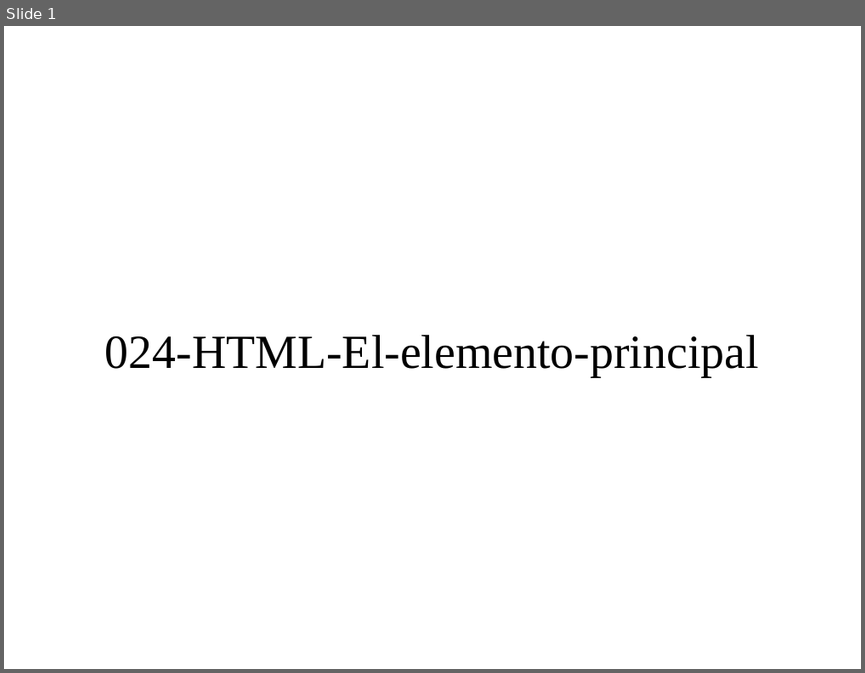
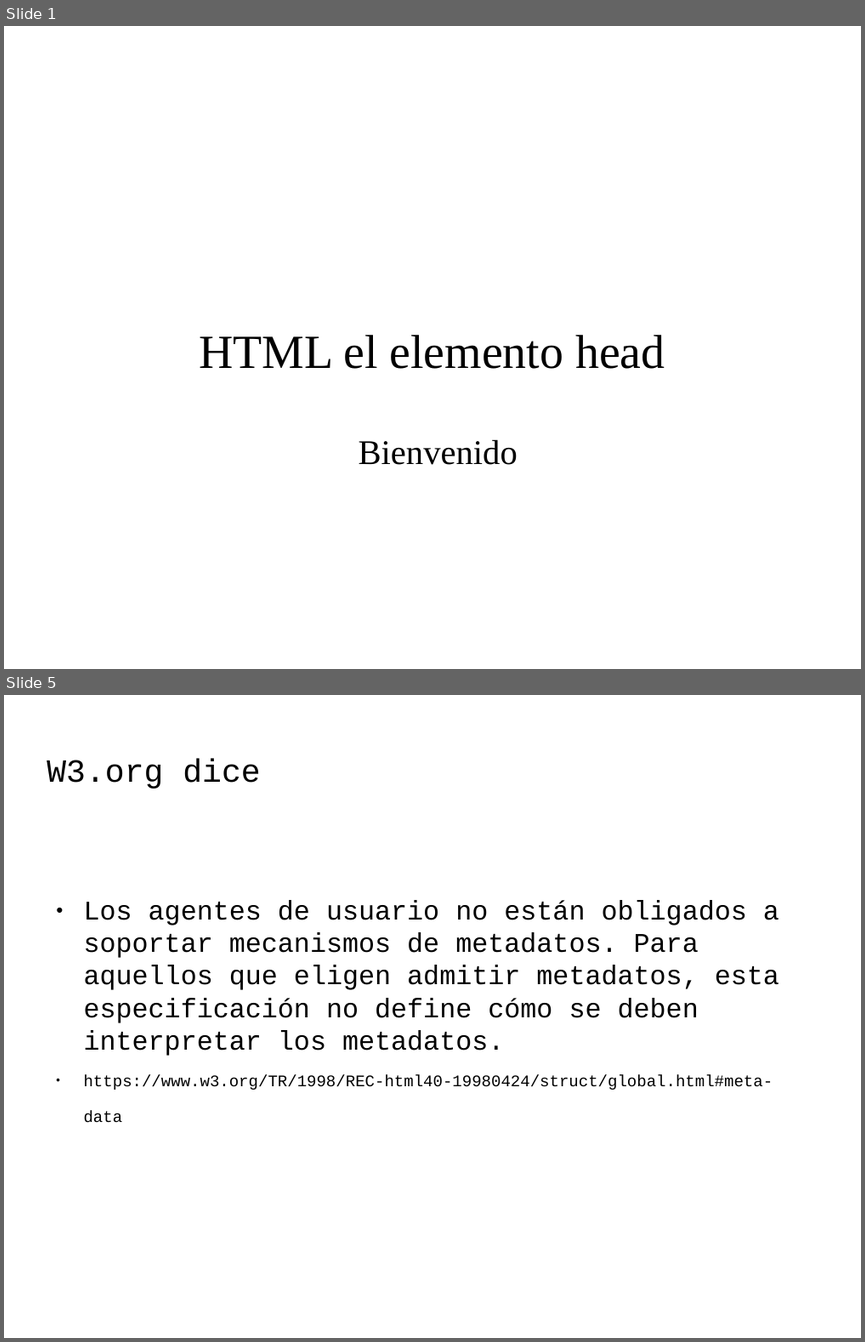
Before and after one commit to codefuncode/Curso-de-HTML-2020, a slide deck: 01-Tutorial-HTML/024-HTML-El-elemento-principal/024-HTML-El-elemento-principal.odp. Shown one above the other, each under a label of ours: slide 1 before the commit, slides 1 and 5 after it; the slides between them are not shown. The pictures are 865x673 and 865x1342 pixels, drawn with LibreOffice and Linux fonts; fonts in the diff are those of the drawing; background and template pictures are left out. Boxes give left, top, right and bottom in pixels: in the first picture for what was removed or moved away, otherwise in the second. Text is boxed around its words. In the diff, an @@ line names an element or a change of style, - is before the commit and + after.

```diff
--- a/01-Tutorial-HTML/024-HTML-El-elemento-principal/024-HTML-El-elemento-principal.odp
+++ b/01-Tutorial-HTML/024-HTML-El-elemento-principal/024-HTML-El-elemento-principal.odp
@@ slide 5 added at (4,695,861,1338), background picture (left out) @@
@@ title added at (46,759,260,789), 30 pt, text #000000 @@
+W3.org dice
@@ text added at (84,900,779,1123), 25 pt, text #000000 @@
+● Los agentes de usuario no están obligados a soportar mecanismos de metadatos. Para aquellos que eligen admitir metadatos, esta especificación no define cómo se deben interpretar los metadatos.
+● https://www.w3.org/TR/1998/REC-html40-19980424/struct/global.html#meta-data
@@ slide 1 changed as well @@
@@ title at (199,335,664,369): text changed @@
-024-HTML-El-elemento-principal
+HTML el elemento head
@@ text added at (358,439,517,465), 32 pt, text #000000 @@
+Bienvenido
```
Also in this commit, not shown: 5 other slides added, 4 slides removed, 7 other files.
